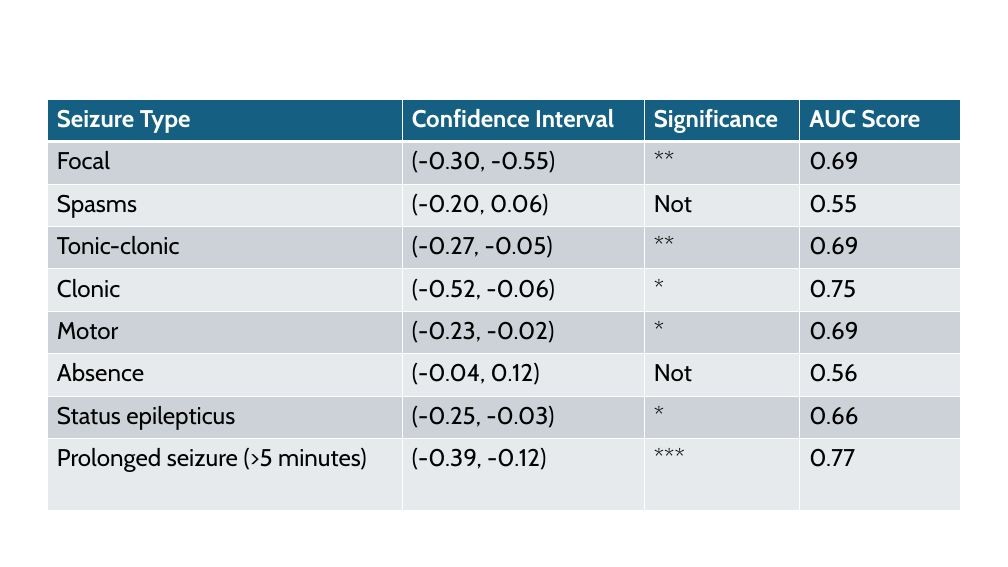
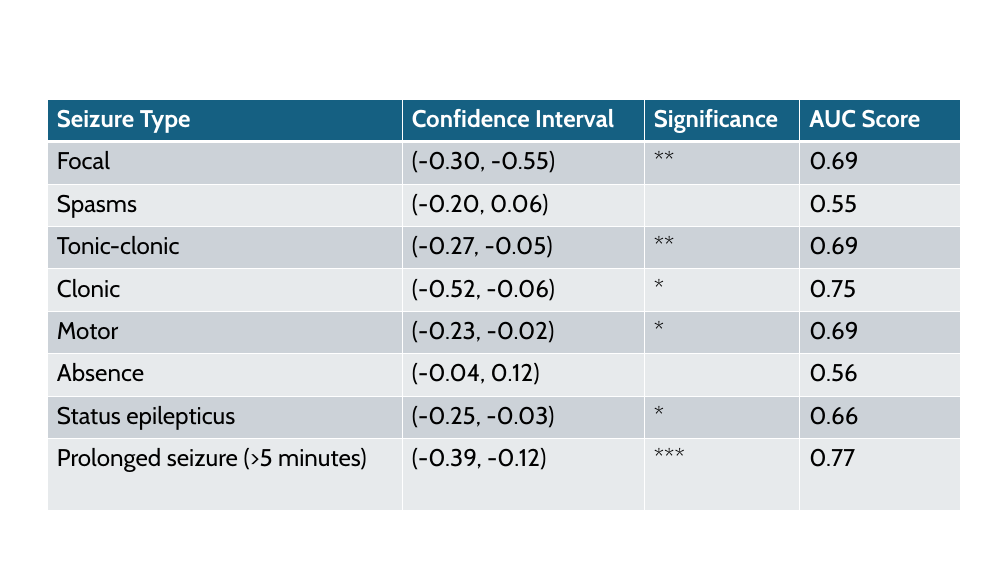
Before and after one commit to KiranSmelser/Ciitizen-health-scn8a, a slide deck: slide 15 of updates/kiran/exploratory_seizure_types.pptx. Drawn at 1008x567 pixels with LibreOffice and Linux fonts; fonts in the diff are those of the drawing. Boxes give left, top, right and bottom in pixels: in the first picture for what was removed or moved away, otherwise in the second. Text is boxed around its words. In the diff, an @@ line names an element or a change of style, - is before the commit and + after.

```diff
--- a/updates/kiran/exploratory_seizure_types.pptx
+++ b/updates/kiran/exploratory_seizure_types.pptx
@@ table at (47, 99, 960, 510) @@
-row 3, column 3: Not
+row 3, column 3: 
-row 7, column 3: Not
+row 7, column 3: 
```
Also in this commit, not shown: 1 other slide changed, 12 other files.
